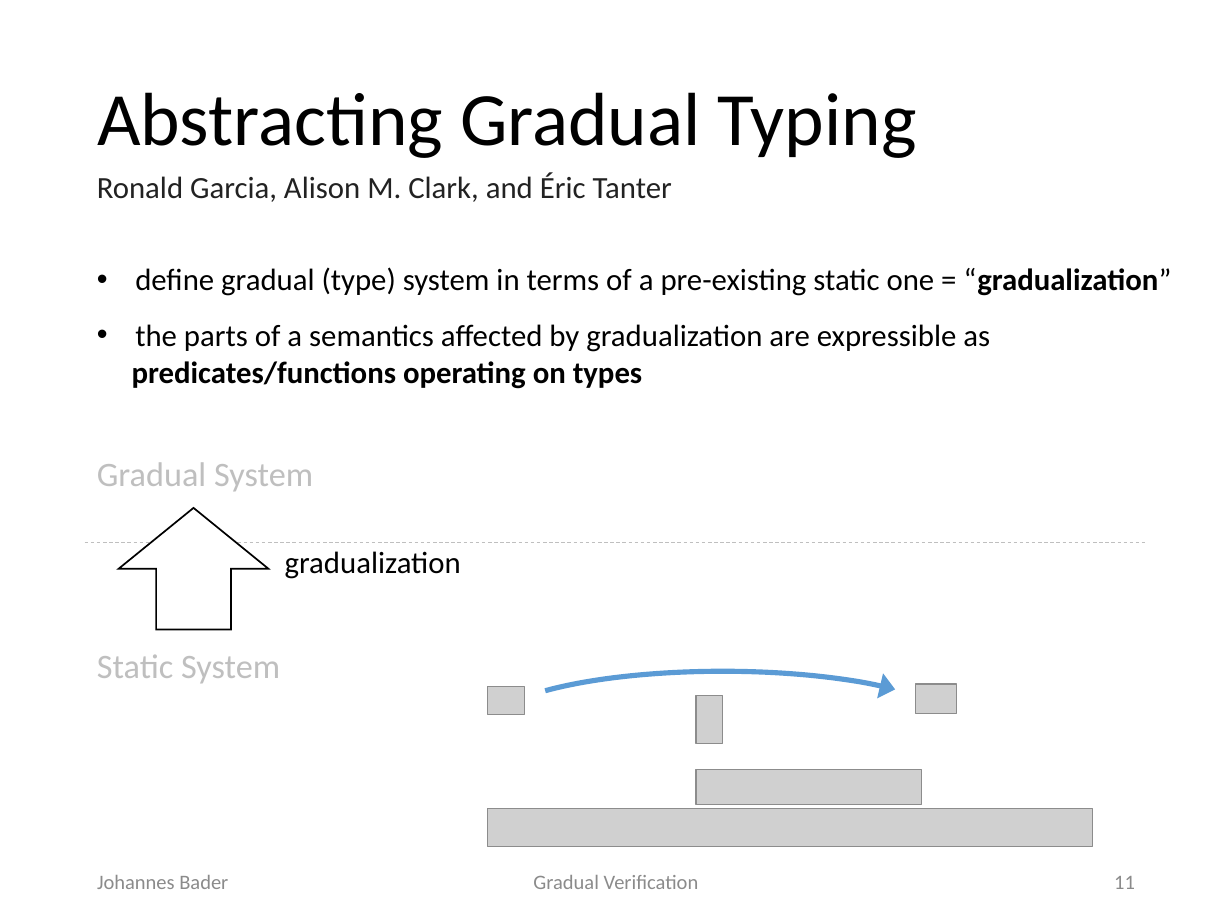
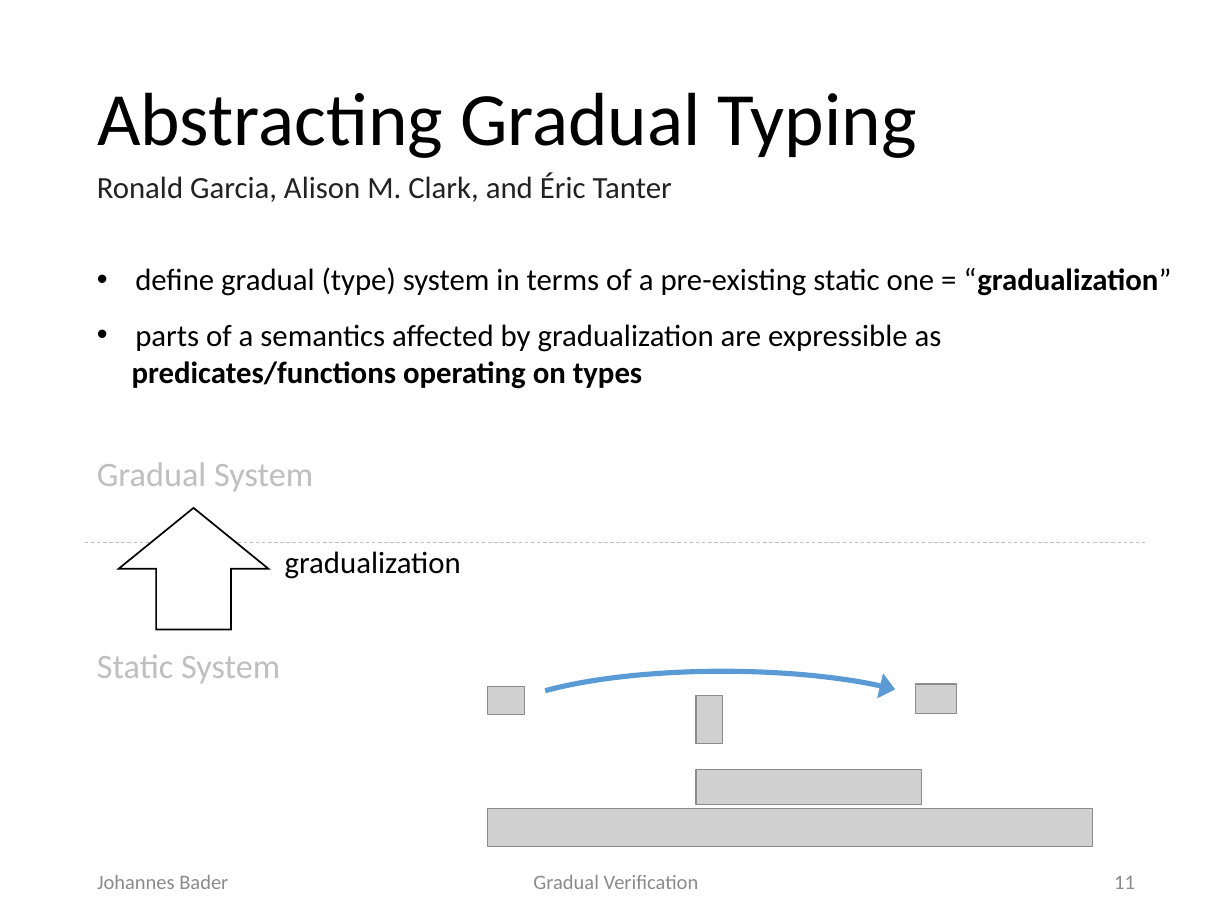
Before and after one commit to olydis/GradVerThesis, a slide deck: slide 11 of presentation/PLunch.pptx. Drawn at 1232x924 pixels with LibreOffice and Linux fonts; fonts in the diff are those of the drawing; grey boxes stand for pictures. Boxes give left, top, right and bottom in pixels: in the first picture for what was removed or moved away, otherwise in the second. Text is boxed around its words. In the diff, an @@ line names an element or a change of style, - is before the commit and + after.

```diff
--- a/presentation/PLunch.pptx
+++ b/presentation/PLunch.pptx
@@ text at [135, 324, 942, 352]: text changed @@
-• the parts of a semantics affected by gradualization are expressible as
+• parts of a semantics affected by gradualization are expressible as
```
Also in this commit, not shown: 9 other slides changed, 2 slides added, 1 slide removed.
